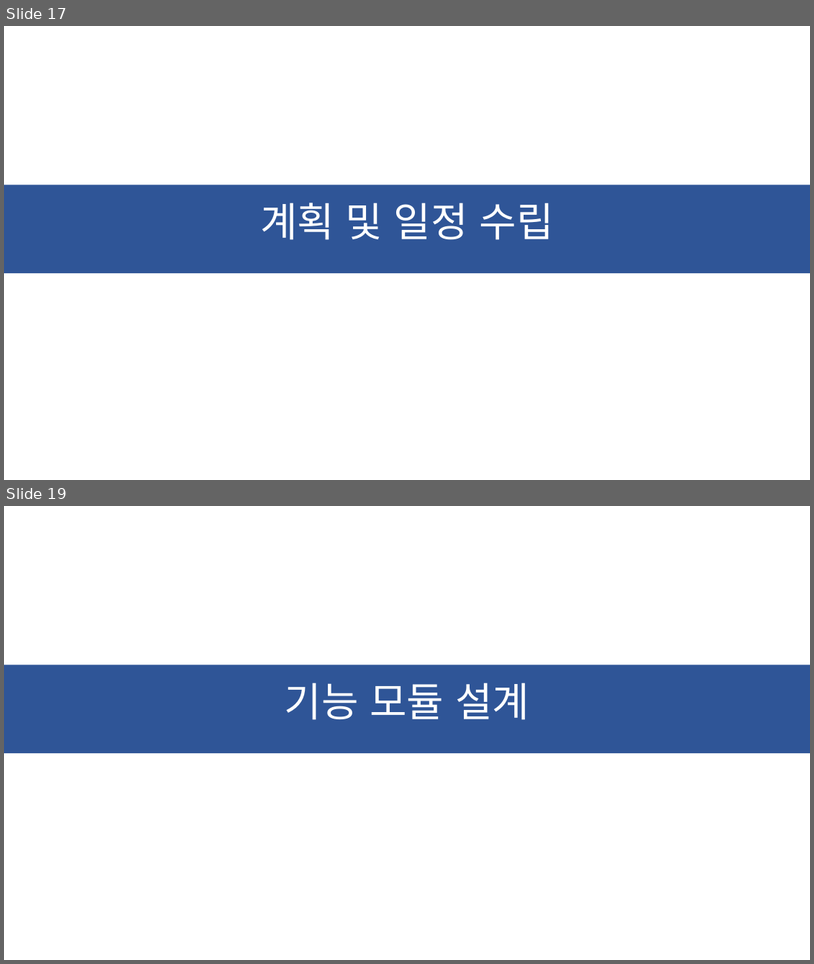
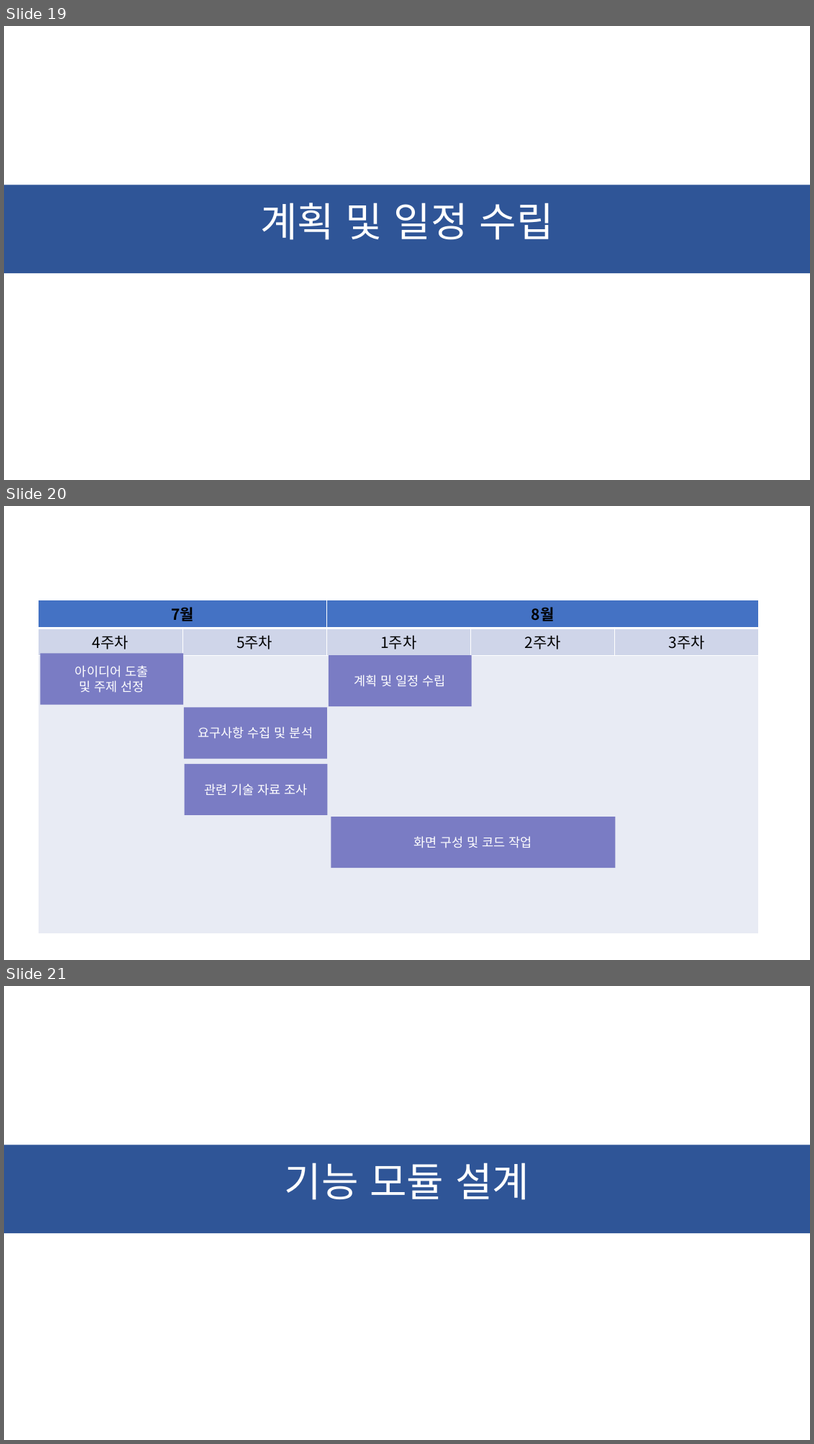
Before and after one commit to ChaeSung-Lee/DJ_InternShip, a slide deck: 2021_Summer/jp.hong/Project_BnD_jph.pptx. Shown one above the other, each under a label of ours: slides 17 and 19 before the commit, slides 19, 20 and 21 after it; the slides between them are not shown. The pictures are 814x964 and 814x1444 pixels, drawn with LibreOffice and Linux fonts; fonts in the diff are those of the drawing. Boxes give left, top, right and bottom in pixels: in the first picture for what was removed or moved away, otherwise in the second. Text is boxed around its words. In the diff, an @@ line names an element or a change of style, - is before the commit and + after.

```diff
--- a/2021_Summer/jp.hong/Project_BnD_jph.pptx
+++ b/2021_Summer/jp.hong/Project_BnD_jph.pptx
@@ slide 20 added at [4, 506, 810, 960], background #FFFFFF @@
@@ table added at [39, 600, 759, 928], 3 rows, 5 columns @@
+7월 |  | 8월 |  | 
+4주차 | 5주차 | 1주차 | 2주차 | 3주차
+ |  |  |  | 
@@ rectangle added at [40, 653, 184, 705], fill #7A7CC4, 15 pt, text #FFFFFF @@
+아이디어 도출
+및 주제 선정
@@ rectangle added at [329, 656, 472, 707], fill #7A7CC4, 15 pt, text #FFFFFF @@
+계획 및 일정 수립
@@ rectangle added at [184, 708, 328, 759], fill #7A7CC4, 15 pt, text #FFFFFF @@
+요구사항 수집 및 분석
@@ rectangle added at [184, 764, 328, 815], fill #7A7CC4, 15 pt, text #FFFFFF @@
+관련 기술 자료 조사
@@ rectangle added at [332, 816, 615, 867], fill #7A7CC4, 15 pt, text #FFFFFF @@
+화면 구성 및 코드 작업
@@ what was slide 17 is now slide 19 @@
@@ what was slide 19 is now slide 21 @@
```
Also in this commit, not shown: 3 slides changed, 2 other slides added.
